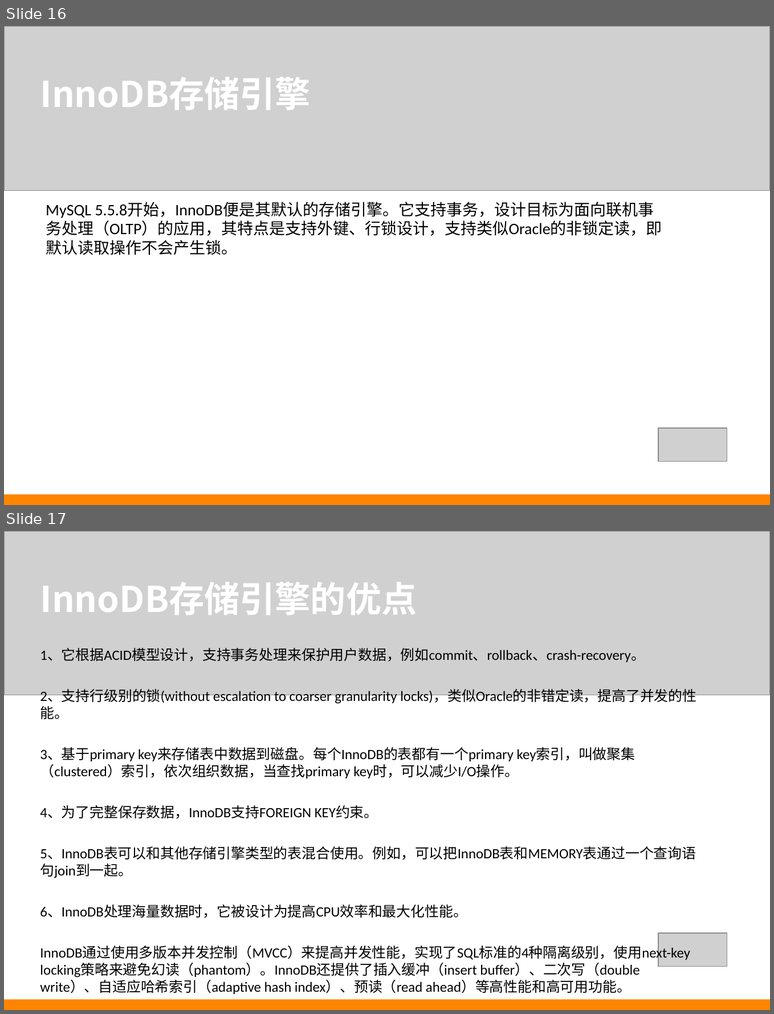
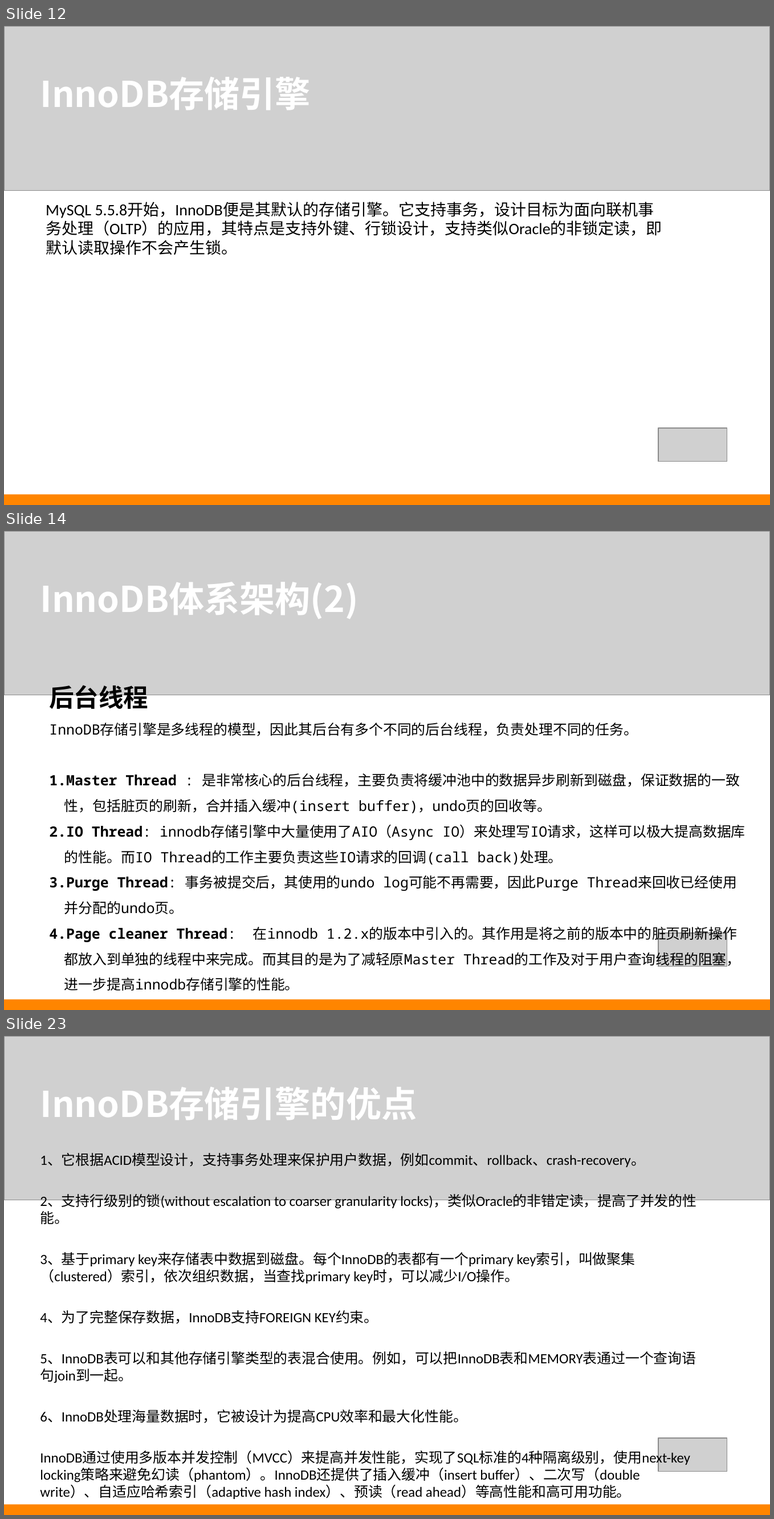
Before and after one commit to iez1784/mysql, a slide deck: ppt/Mysql_InnoDB.ppt. Shown one above the other, each under a label of ours: slides 16 and 17 before the commit, slides 12, 14 and 23 after it; the slides between them are not shown. The pictures are 774x1014 and 774x1519 pixels, drawn with LibreOffice and Linux fonts; fonts in the diff are those of the drawing; grey boxes stand for pictures. Boxes give left, top, right and bottom in pixels: in the first picture for what was removed or moved away, otherwise in the second. Text is boxed around its words. In the diff, an @@ line names an element or a change of style, - is before the commit and + after.

```diff
--- a/ppt/Mysql_InnoDB.ppt
+++ b/ppt/Mysql_InnoDB.ppt
@@ slide 14 added at box(4, 531, 770, 1010), background #FFFFFF @@
@@ picture added at box(4, 531, 770, 695) @@
@@ text added at box(40, 582, 358, 619), 40 pt, text #FFFFFF, bold @@
+InnoDB体系架构(2)
@@ text added at box(49, 685, 745, 990), 16 pt, text #000000 @@
+后台线程
+InnoDB存储引擎是多线程的模型，因此其后台有多个不同的后台线程，负责处理不同的任务。
+1. Master Thread : 是非常核心的后台线程，主要负责将缓冲池中的数据异步刷新到磁盘，保证数据的一致性，包括脏页的刷新，合并插入缓冲(insert buffer)，undo页的回收等。
+2. IO Thread: innodb存储引擎中大量使用了AIO（Async IO）来处理写IO请求，这样可以极大提高数据库的性能。而IO Thread的工作主要负责这些IO请求的回调(call back)处理。
+3. Purge Thread: 事务被提交后，其使用的undo log可能不再需要，因此Purge Thread来回收已经使用并分配的undo页。
+4. Page cleaner Thread: 在innodb 1.2.x的版本中引入的。其作用是将之前的版本中的脏页刷新操作都放入到单独的线程中来完成。而其目的是为了减轻原Master Thread的工作及对于用户查询线程的阻塞，进一步提高innodb存储引擎的性能。
@@ picture added at box(658, 933, 727, 967) @@
@@ rectangle added at box(4, 999, 770, 1010), fill #FF8500 @@
@@ what was slide 16 is now slide 12 @@
@@ what was slide 17 is now slide 23 @@
```
Also in this commit, not shown: 1 slide changed, 10 other slides added, 5 slides removed.
